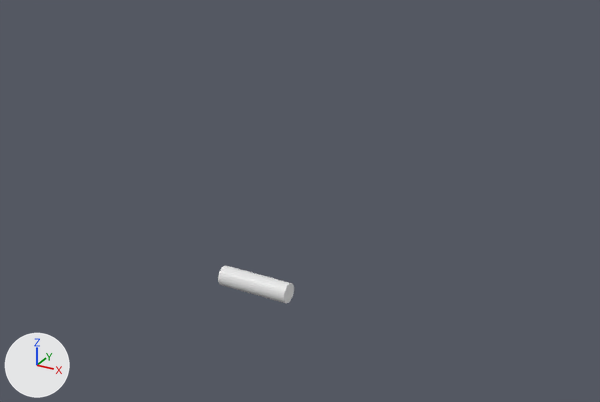
Before and after pictures for a commit that changed the Blender file art/blender/props.blend.
One viewpoint serves both versions: a camera (50 mm lens) standing at (9.18, -14.53, 9.88) and looking at (1.15, 0.06, 2.59). The axes (+X, +Y, +Z) are drawn at lower left. The lights are the same throughout. The first picture is the older version.

Names of what the first picture shows: 'log'.
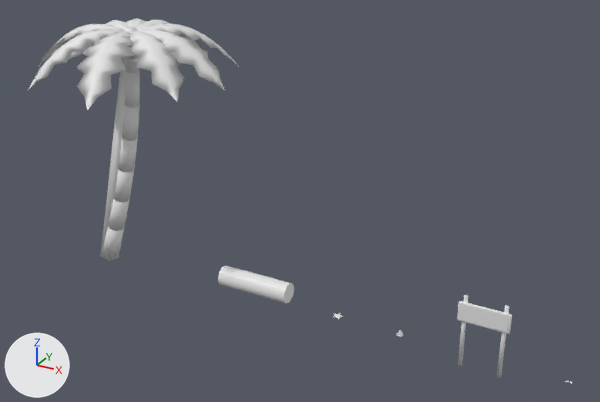
The newer file is also turned or shifted as a whole; pictures and numbers use the older file's frame.

Edits to the bpy script that builds the scene:
```text
Add me_sign_label:
    me_sign_label.from_pydata([(-0.5, -0.084, 1.16), (0.5, -0.084, 1.16), (0.5, -0.084, 0.8), (-0.5, -0.084, 0.8)], [], [(0, 3, 2, 1)])
Add me_sign:
    me_sign.from_pydata(...)  # 192 vertices, 194 faces; spans x -0.55..0.55, y -0.08..0.05, z -0.33..1.33
    me_sign.polygons.foreach_set('use_smooth', [True] * 194)
Add me_palm_far:
    me_palm_far.from_pydata(...)  # 110 vertices, 97 faces; spans x -0.85..3.78, y -2.04..2.47, z -0.17..5.98
    me_palm_far.polygons.foreach_set('use_smooth', [True] * 97)
Add me_palm:
    me_palm.from_pydata(...)  # 808 vertices, 694 faces; spans x -1.28..3.78, y -2.48..2.47, z -0.09..5.98
    me_palm.polygons.foreach_set('use_smooth', [True] * 694)
Add ob_sign_label:
    ob_sign_label = bpy.data.objects.new('sign_label', me_sign_label)
    ob_sign_label.location = (5.46, 0.0, 0.0)
Add ob_sign:
    ob_sign = bpy.data.objects.new('sign', me_sign)
    ob_sign.location = (5.46, 0.0, 0.0)
Add ob_palm_far:
    ob_palm_far = bpy.data.objects.new('palm_far', me_palm_far)
    ob_palm_far.location = (-4.44, 0.0, 0.0)
Add ob_palm:
    ob_palm = bpy.data.objects.new('palm', me_palm)
    ob_palm.location = (-4.44, 0.0, 0.0)
```

Boxes (x1, y1, x2, y2) around the edits, measured in the pictures (600 x 402 px):
'palm', added
    after: (27, 18, 237, 258)
'palm_far', added
    after: (36, 22, 206, 261)
'sign', added
    after: (457, 295, 512, 377)
'sign_label', added
    after: (459, 304, 509, 332)
